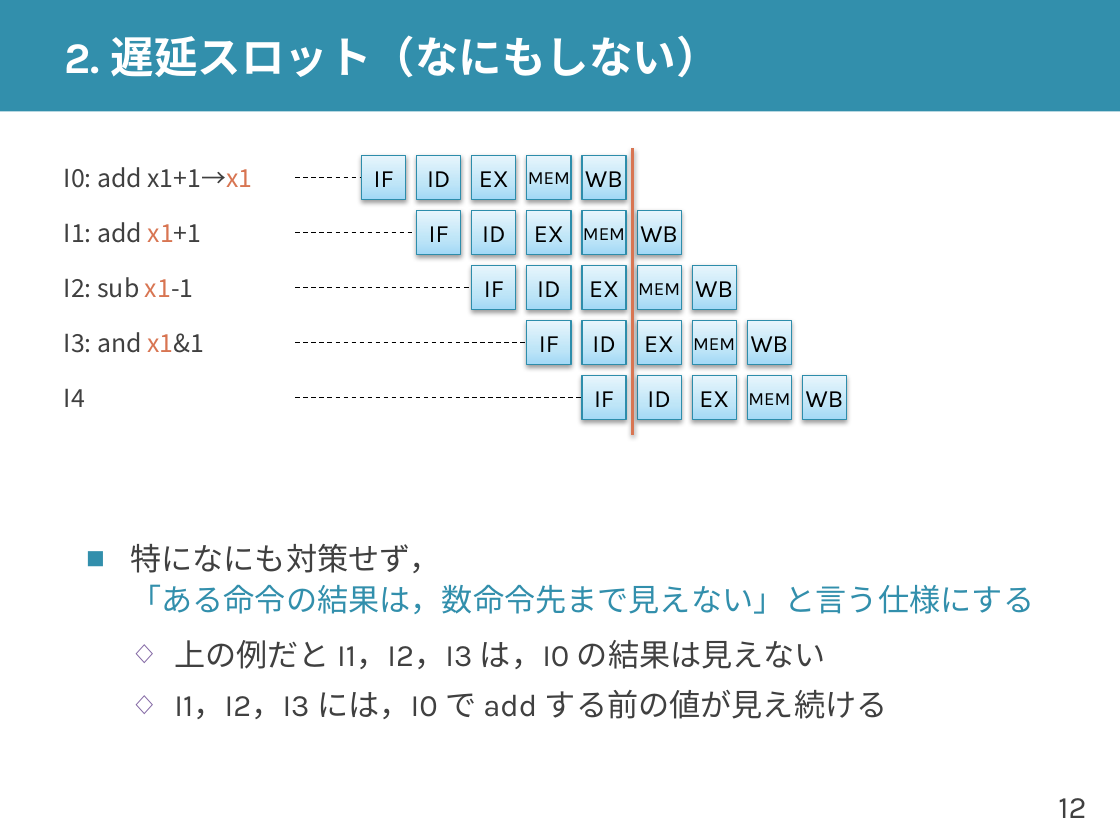
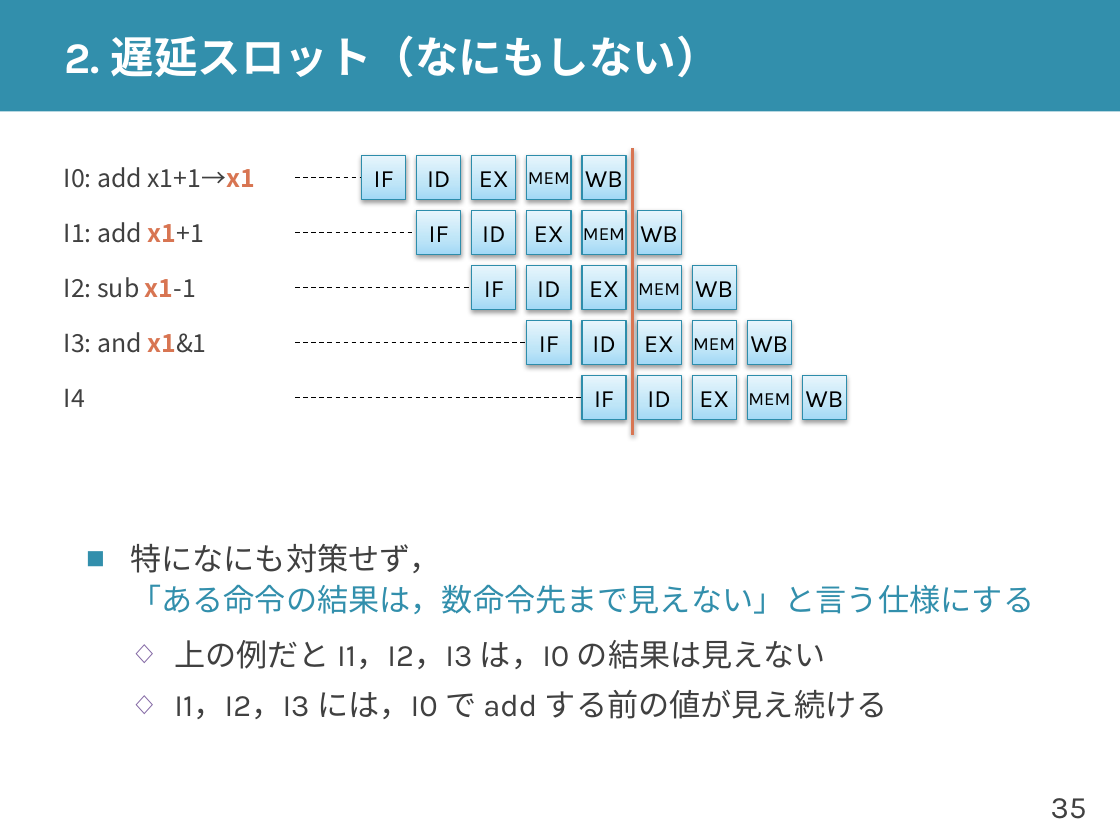
Before and after one commit to shioyadan/advanced-computer-organization, a slide deck: slide 35 of aco-shioya-05.pptx (slide 12 before the commit). Drawn at 1120x840 pixels with LibreOffice and Linux fonts; fonts in the diff are those of the drawing. Boxes give left, top, right and bottom in pixels: in the first picture for what was removed or moved away, otherwise in the second. Text is boxed around its words. In the diff, an @@ line names an element or a change of style, - is before the commit and + after.

```diff
--- a/aco-shioya-05.pptx
+++ b/aco-shioya-05.pptx
@@ text "I0: add x1+1→x1" at (x1=64, y1=167, x2=255, y2=188): bold on in "x1+1→x1" @@
@@ text "I1: add x1+1" at (x1=64, y1=222, x2=196, y2=297): bold on in "x1+1" @@
@@ text "I2: sub x1-1" at (x1=64, y1=277, x2=206, y2=353): bold on in "x1-1" @@
@@ page number at (x1=1051, y1=798, x2=1087, y2=819): text changed @@
-12
+35
```
Also in this commit, not shown: 17 other slides changed, 23 slides added, 1 other file.
